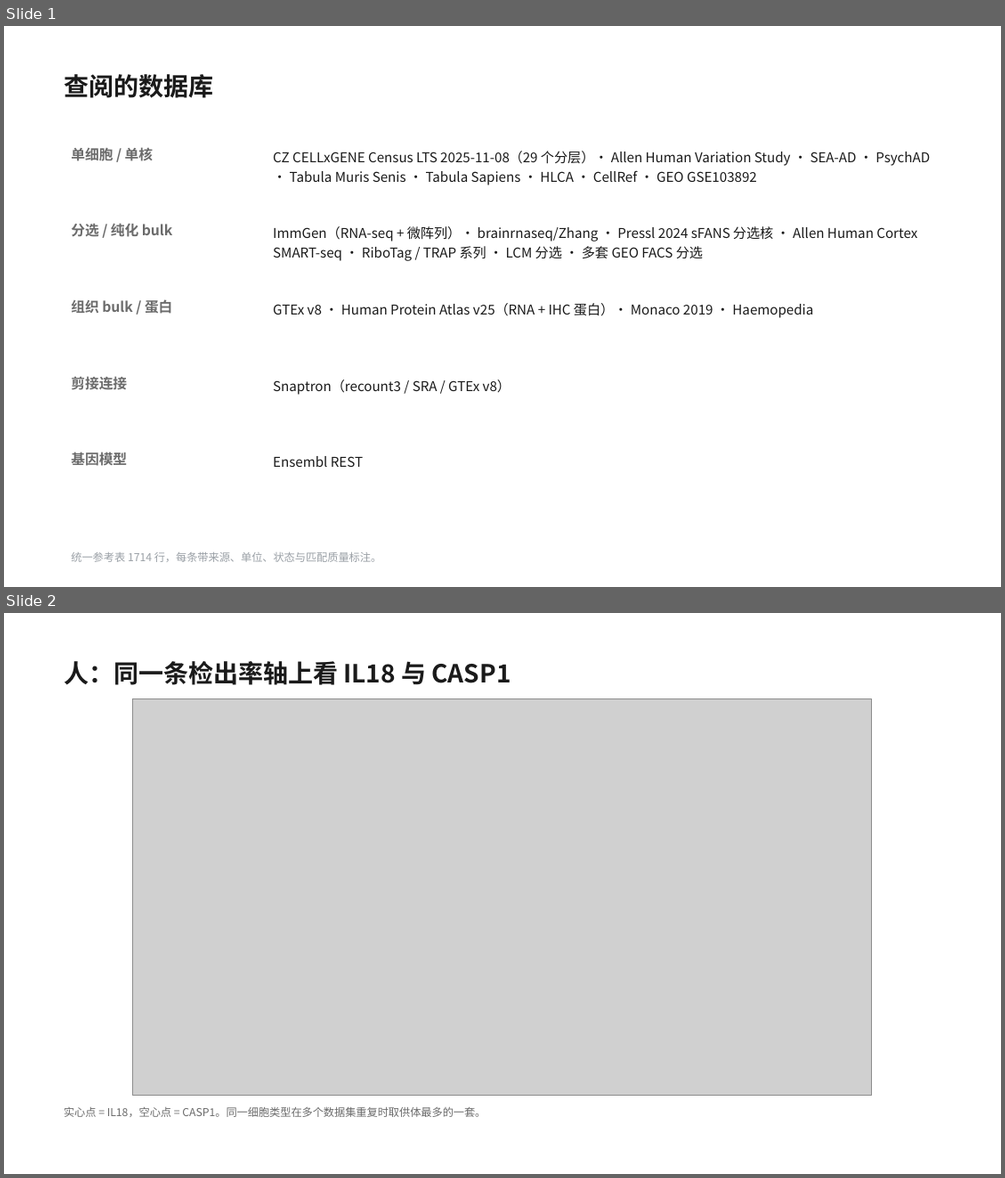
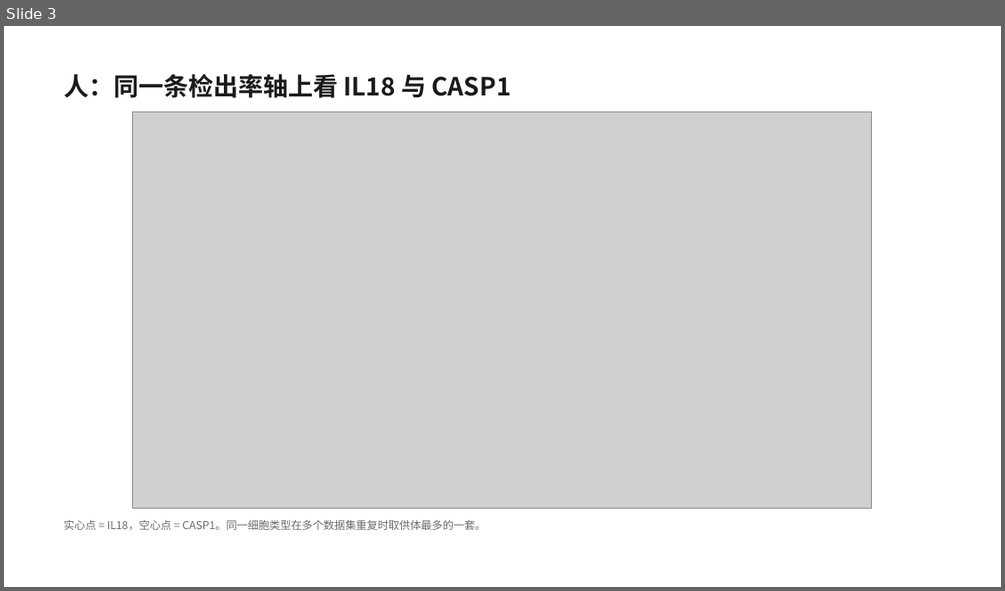
Before and after one commit to 7c96bzczcj-prog/aaa, a slide deck: il18_casp5organ/IL18_CASP_五器官筛选.pptx. Shown one above the other, each under a label of ours: slides 1 and 2 before the commit, slide 3 after it. The pictures are 1005x1178 and 1005x591 pixels, drawn with LibreOffice and Linux fonts; fonts in the diff are those of the drawing; grey boxes stand for pictures. Boxes give left, top, right and bottom in pixels: in the first picture for what was removed or moved away, otherwise in the second. Text is boxed around its words. In the diff, an @@ line names an element or a change of style, - is before the commit and + after.

```diff
--- a/il18_casp5organ/IL18_CASP_五器官筛选.pptx
+++ b/il18_casp5organ/IL18_CASP_五器官筛选.pptx
@@ slide 1 removed at bbox=[4, 26, 1001, 587], background #FFFFFF @@
@@ text removed at bbox=[64, 74, 213, 98] @@
-查阅的数据库
@@ text removed at bbox=[71, 147, 153, 161] @@
-单细胞 / 单核
@@ text removed at bbox=[273, 151, 930, 185] @@
-CZ CELLxGENE Census LTS 2025-11-08（29 个分层）· Allen Human Variation Study · SEA-AD · PsychAD · Tabula Muris Senis · Tabula Sapiens · HLCA · CellRef · GEO GSE103892
@@ text removed at bbox=[71, 223, 172, 237] @@
-分选 / 纯化 bulk
@@ text removed at bbox=[273, 226, 917, 261] @@
-ImmGen（RNA-seq + 微阵列）· brainrnaseq/Zhang · Pressl 2024 sFANS 分选核 · Allen Human Cortex SMART-seq · RiboTag / TRAP 系列 · LCM 分选 · 多套 GEO FACS 分选
@@ text removed at bbox=[71, 299, 172, 313] @@
-组织 bulk / 蛋白
@@ text removed at bbox=[273, 303, 813, 318] @@
-GTEx v8 · Human Protein Atlas v25（RNA + IHC 蛋白）· Monaco 2019 · Haemopedia
@@ text removed at bbox=[71, 377, 127, 389] @@
-剪接连接
@@ text removed at bbox=[273, 379, 510, 394] @@
-Snaptron（recount3 / SRA / GTEx v8）
@@ text removed at bbox=[71, 452, 127, 465] @@
-基因模型
@@ text removed at bbox=[273, 456, 363, 467] @@
-Ensembl REST
@@ text removed at bbox=[71, 552, 381, 562] @@
-统一参考表 1714 行，每条带来源、单位、状态与匹配质量标注。
@@ what was slide 2 is now slide 3 @@
```
Also in this commit, not shown: 2 slides added, 8 other files.
